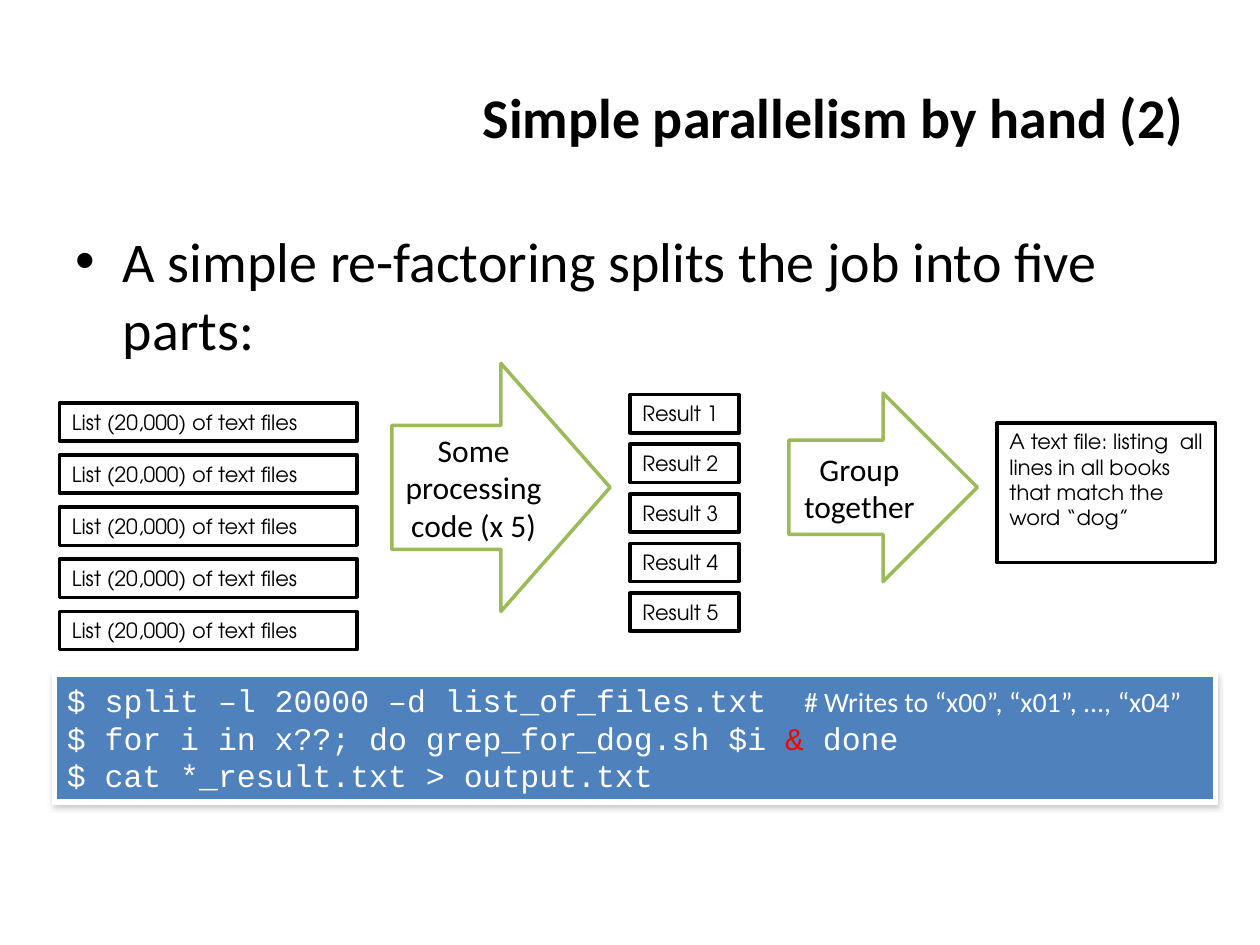
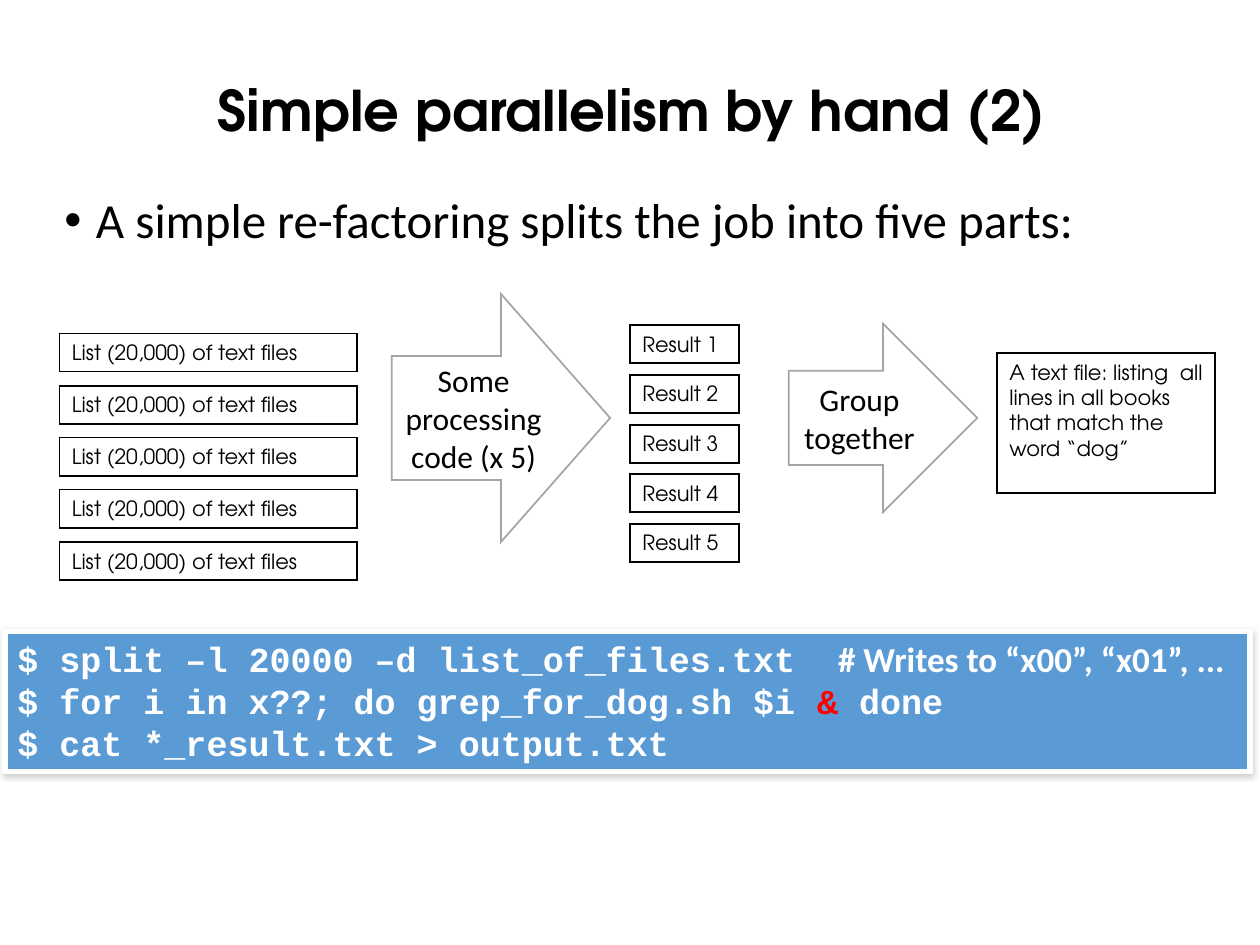
Before and after one commit to ncasuk/ncas-isc, a slide deck: slide 9 of overview_presentations/Parallel_Processing_Large_Data.pptx. Drawn at 1260x945 pixels with LibreOffice and Linux fonts; fonts in the diff are those of the drawing; background and template pictures are left out. Boxes give left, top, right and bottom in pixels: in the first picture for what was removed or moved away, otherwise in the second. Text is boxed around its words. In the diff, an @@ line names an element or a change of style, - is before the commit and + after.

```diff
--- a/overview_presentations/Parallel_Processing_Large_Data.pptx
+++ b/overview_presentations/Parallel_Processing_Large_Data.pptx
@@ title "Simple parallelism by hand (2)": place and size @@
-title "Simple parallelism by hand (2)" at box(483, 96, 1183, 147)
+title "Simple parallelism by hand (2)" at box(218, 88, 1045, 145)
@@ title "Simple parallelism by hand (2)" at box(218, 88, 1045, 145): font Calibri to TeX Gyre Adventor; alignment right to centre; line spacing 1 to 0.9 @@
@@ text "A simple re-factoring splits the ...": place and size @@
-text "A simple re-factoring splits the ..." at box(123, 243, 1096, 359)
+text "A simple re-factoring splits the ..." at box(96, 204, 1073, 247)
@@ text "A simple re-factoring splits the ..." at box(96, 204, 1073, 247): size 32 to 28 pt; indent changed; line spacing 1 to 0.9; more space between paragraphs @@
@@ right arrow "Some processing code (x 5)" at box(392, 294, 610, 542): outline #9BBB59 2 pt to #A5A5A5 1 pt @@
@@ right arrow "Group together" at box(789, 324, 978, 513): outline #9BBB59 2 pt to #A5A5A5 1 pt @@
@@ 11 rectangles, 2 right arrows: place and size @@
-11 rectangles, 2 right arrows at box(59, 363, 1215, 649)
+11 rectangles, 2 right arrows at box(59, 294, 1215, 580)
@@ outline #000000 2 pt to #000000 1 pt in 11 elements at box(59, 490, 357, 528), box(59, 334, 357, 372), box(59, 386, 357, 423), box(59, 437, 357, 475), box(59, 542, 357, 580), box(630, 325, 740, 363), box(630, 425, 740, 462), box(630, 474, 740, 512), box(630, 524, 740, 562), box(997, 353, 1215, 493), box(630, 374, 740, 412) @@
@@ rectangle "$ split –l 20000 –d ...": place and size @@
-rectangle "$ split –l 20000 –d ..." at box(54, 675, 1215, 803)
+rectangle "$ split –l 20000 –d ..." at box(5, 631, 1250, 771)
@@ rectangle "$ split –l 20000 –d ..." at box(5, 631, 1250, 771): fill #4F81BD to #5B9BD5 @@
@@ text in rectangle at box(59, 646, 1189, 680): text changed; size 18 to 20 pt; bold on @@
-$ split –l 20000 –d list_of_files.txt # Writes to “x00”, “x01”, ..., “x04”
+$ split –l 20000 –d list_of_files.txt # Writes to “x00”, “x01”, ...
@@ text in rectangle at box(59, 689, 943, 764): size 18 to 20 pt, bold on in "$ for i in x??; do grep_for_dog.sh ...", "$ cat *_result.txt > output.txt" @@
```
Also in this commit, not shown: 26 other slides changed, 1 slide added, 2 other files.
